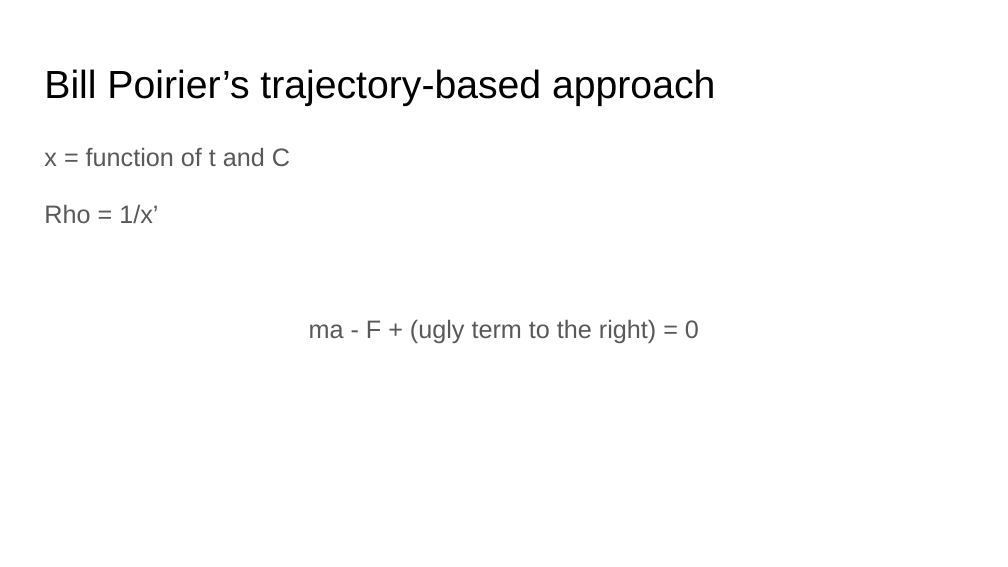
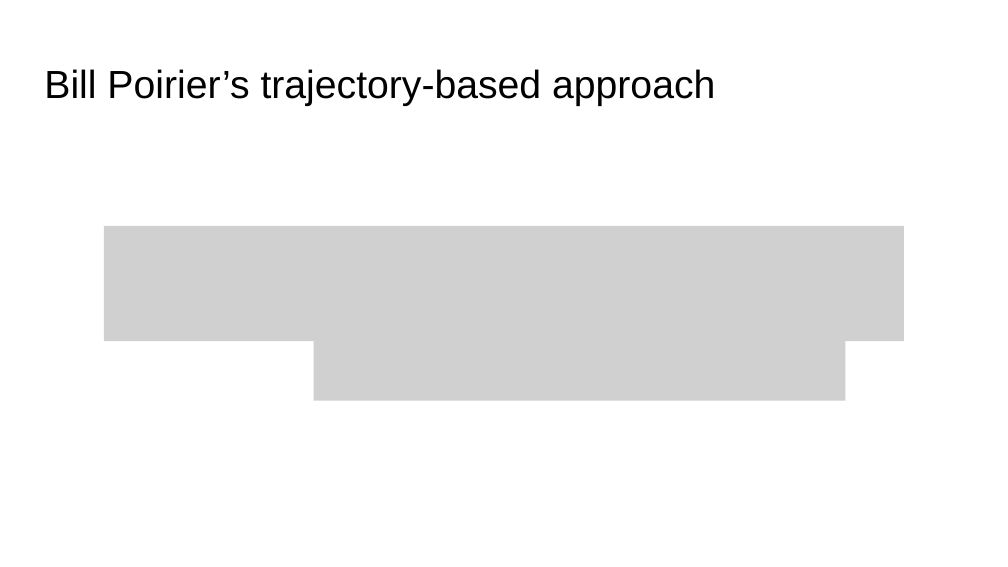
Before and after one commit to Totom3/bohmian-mechanics, a slide deck: slide 8 of presentation/Presentation.pptx. Drawn at 1008x567 pixels with LibreOffice and Linux fonts; fonts in the diff are those of the drawing; grey boxes stand for pictures. Boxes give left, top, right and bottom in pixels: in the first picture for what was removed or moved away, otherwise in the second. Text is boxed around its words. In the diff, an @@ line names an element or a change of style, - is before the commit and + after.

```diff
--- a/presentation/Presentation.pptx
+++ b/presentation/Presentation.pptx
@@ text removed at (44, 147, 699, 343) @@
-x = function of t and C
-Rho = 1/x’
-ma - F + (ugly term to the right) = 0
@@ picture added at (104, 226, 904, 341) @@
@@ picture added at (313, 317, 846, 400) @@
```
Also in this commit, not shown: 4 other slides changed, 1 slide removed, 5 other files.
